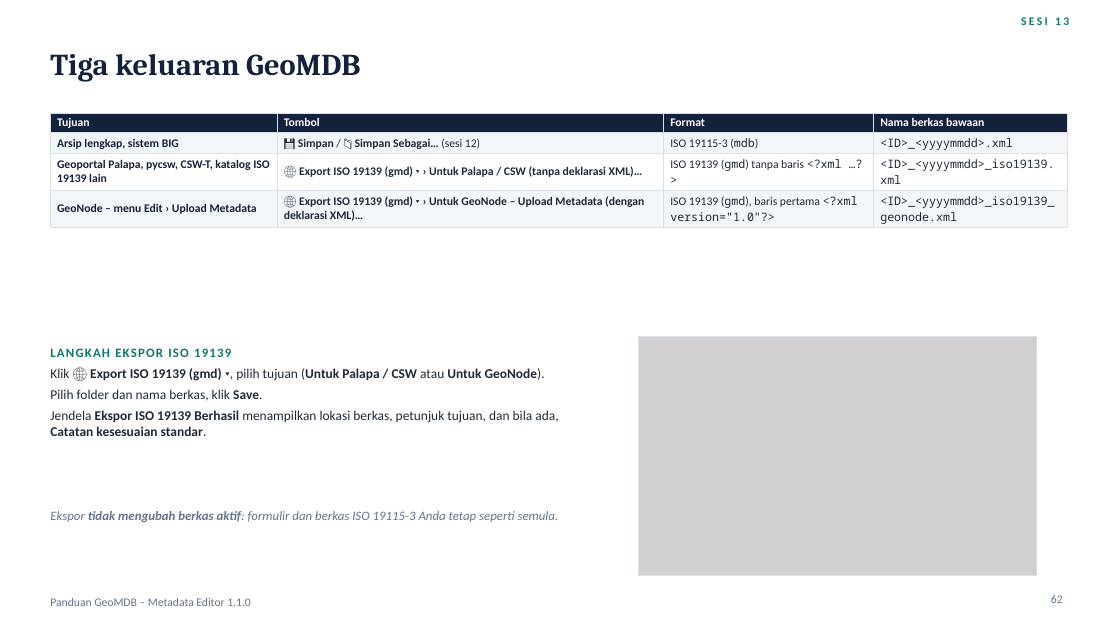
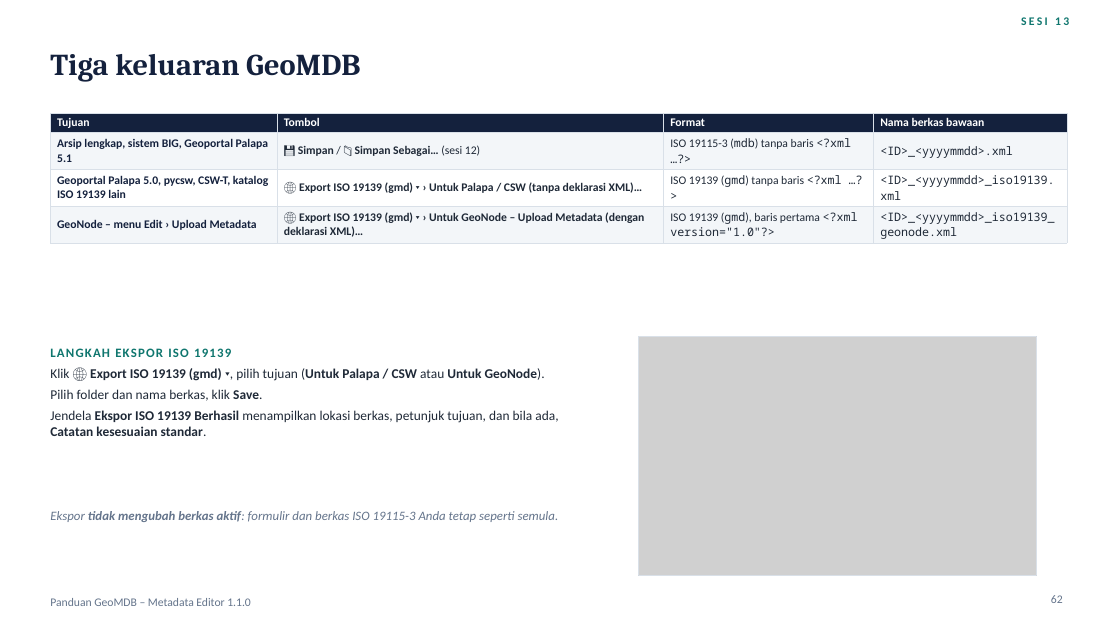
Before and after one commit to wendraalqassam/iso19115_metadata_editor, a slide deck: slide 62 of docs/Panduan-GeoMDB-Metadata-Editor.pptx. Drawn at 1120x630 pixels with LibreOffice and Linux fonts; fonts in the diff are those of the drawing; grey boxes stand for pictures. Boxes give left, top, right and bottom in pixels: in the first picture for what was removed or moved away, otherwise in the second. Text is boxed around its words. In the diff, an @@ line names an element or a change of style, - is before the commit and + after.

Commit message:
Guide and README: Palapa 5.1 accepts ISO 19115-3, Palapa 5.0 does not
Palapa 5.1 takes the ISO 19115-3 file written by Save (no XML declaration), so content without an
ISO 19139 equivalent reaches the portal; Palapa 5.0 still needs the ISO 19139 "Untuk Palapa / CSW"
export. The deck gains a "Palapa 5.0 dan 5.1" slide in session 13 (98 slides) and the export table,
special conditions, case study A, troubleshooting, FAQ, overview and summary slides are updated.

```diff
--- a/docs/Panduan-GeoMDB-Metadata-Editor.pptx
+++ b/docs/Panduan-GeoMDB-Metadata-Editor.pptx
@@ table at (50, 113, 1067, 243) @@
-row 2, column 1: Arsip lengkap, sistem BIG
+row 2, column 1: Arsip lengkap, sistem BIG, Geoportal Palapa 5.1
-row 2, column 3: ISO 19115-3 (mdb)
+row 2, column 3: ISO 19115-3 (mdb) tanpa baris <?xml …?>
-row 3, column 1: Geoportal Palapa, pycsw, CSW-T, katalog ISO 19139 lain
+row 3, column 1: Geoportal Palapa 5.0, pycsw, CSW-T, katalog ISO 19139 lain
```
Also in this commit, not shown: 12 other slides changed, 1 slide added, 1 other file.
